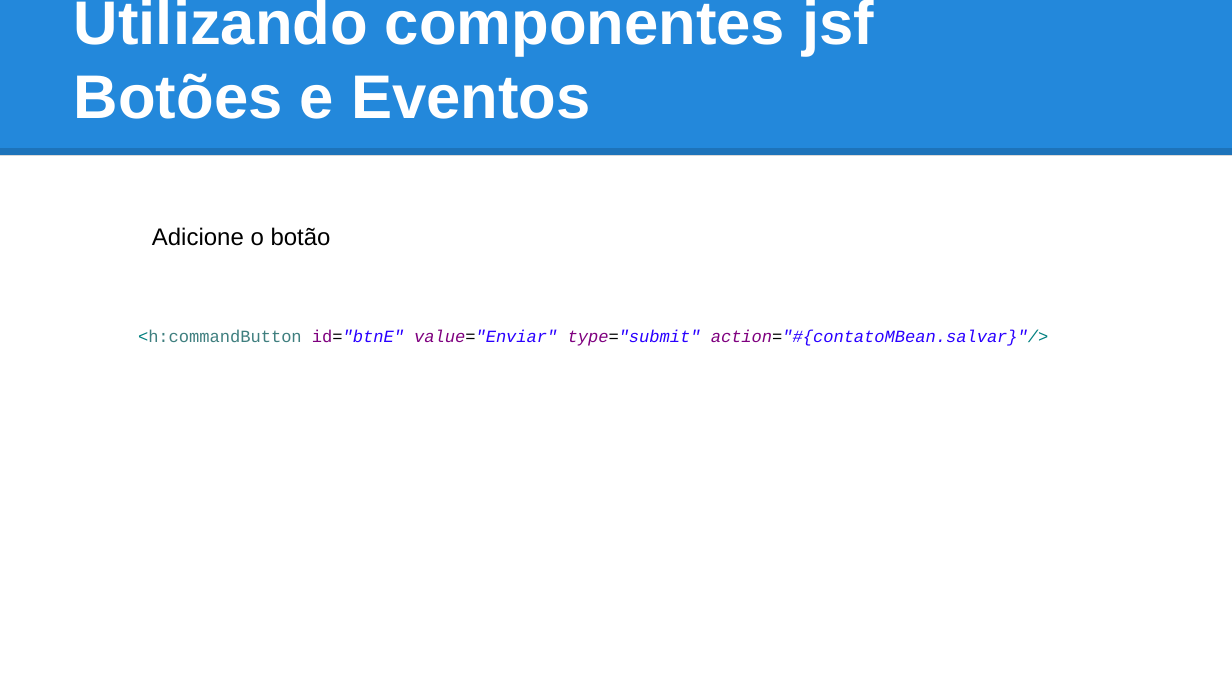
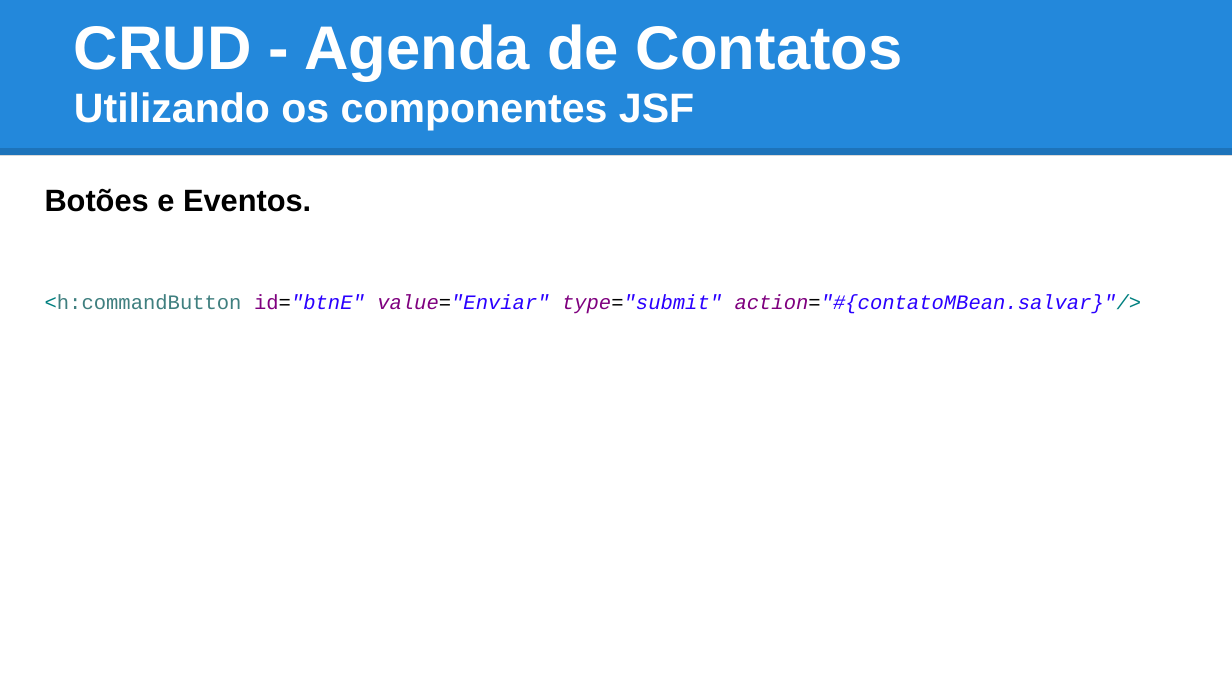
Before and after one commit to tiagogoncalves/jsf_workshop, a slide deck: slide 49 of apresentacao/slide_jsf_prime_faces.pptx (slide 46 before the commit). Drawn at 1232x693 pixels with LibreOffice and Linux fonts; fonts in the diff are those of the drawing. Boxes give left, top, right and bottom in pixels: in the first picture for what was removed or moved away, otherwise in the second. Text is boxed around its words. In the diff, an @@ line names an element or a change of style, - is before the commit and + after.

```diff
--- a/apresentacao/slide_jsf_prime_faces.pptx
+++ b/apresentacao/slide_jsf_prime_faces.pptx
@@ title at (74, 24, 903, 131): text changed; size 36 to 24 pt @@
-Utilizando componentes jsf
-Botões e Eventos
+CRUD - Agenda de Contatos
+Utilizando os componentes JSF
@@ text added at (45, 188, 311, 212), 18 pt, text #000000, bold @@
+Botões e Eventos.
@@ text removed at (152, 227, 331, 246) @@
-Adicione o botão
@@ text "<h:commandButton id="btnE" value="Enviar" type="submit" acti ...": place and size @@
-text "<h:commandButton id="btnE" value="Enviar" type="submit" acti ..." at (138, 329, 1049, 346)
+text "<h:commandButton id="btnE" value="Enviar" type="submit" acti ..." at (45, 295, 1142, 314)
@@ text "<h:commandButton id="btnE" value="Enviar" type="submit" acti ..." at (45, 295, 1142, 314): size 10 to 12 pt @@
```
Also in this commit, not shown: 21 other slides changed, 6 slides added, 1 slide removed, 2 other files.
